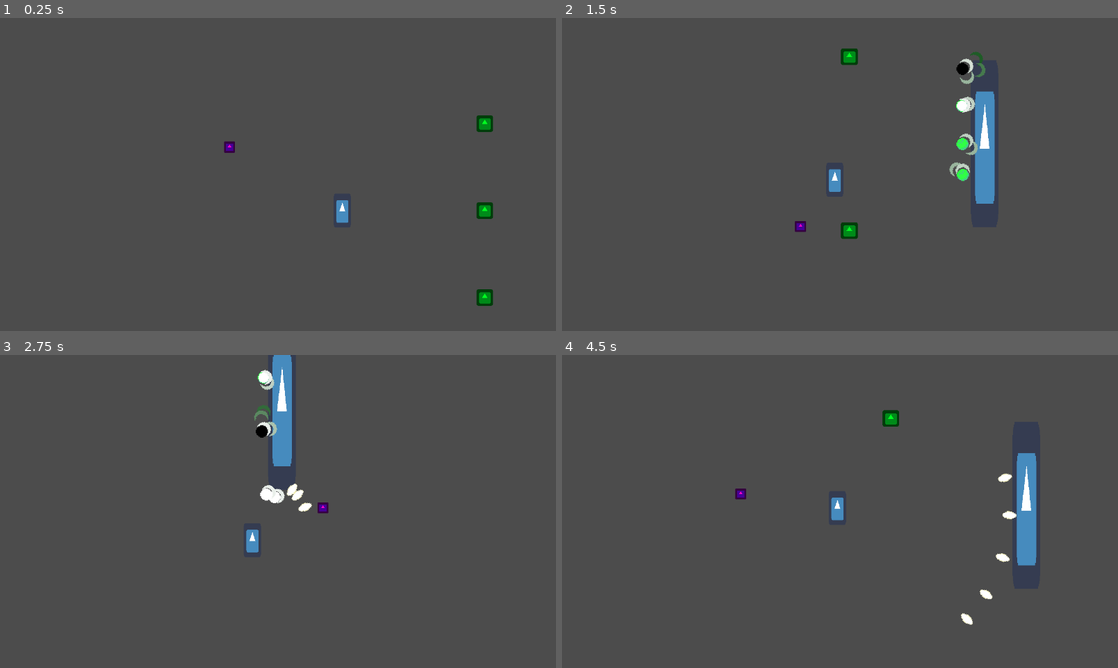
Above: before the commit, frames 1-4 (two rows, left to right).
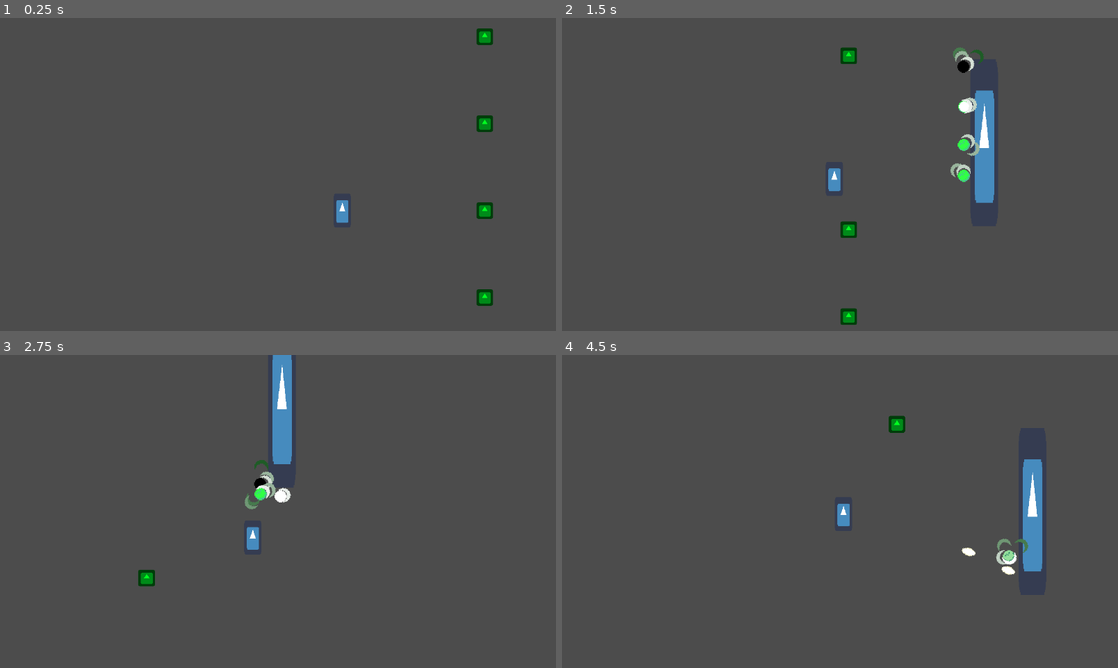
Above: after the commit, the same moments.

Repository: florian-rieder/2DShooter
Game: Godot game, scene res://test.tscn
The game is run twice, just before and just after one commit, with the same random seed, the same clock (stepped at 60 frames per second) and the same inputs. The engine's default icon, where the game draws it, is replaced by a stand-in: a white triangle on a blue panel in a dark square. Sound files missing from this copy of the repository are replaced by a short silence.
Inputs (mouse positions are in pixels of both pictures, inside the frame that each line leads up to):
- Up to frame 1 (0.25 s): no input
- Up to frame 2 (1.5 s): move the mouse to (962, 158) at 0.52 s; hold D (right) 0.53-1.28 s; hold Space (fire) 0.53-1.28 s; tap C at 0.8, 1.35 s; move the mouse to (728, 190) at 1.27 s; hold S (down) from 1.28 s (still down)
- Up to frame 3 (2.75 s): tap Space (fire) at 1.55 s; move the mouse to (333, 442) at 2.02 s; release S (down) at 2.03 s; hold D (right) from 2.03 s (still down); hold Space (fire) from 2.03 s (still down); tap C at 2.3 s
- Up to frame 4 (4.5 s): move the mouse to (812, 574) at 2.77 s; release D (right) at 2.78 s; release Space (fire) at 2.78 s; hold W (up) 2.78-3.53 s; tap C at 2.85, 3.8, 4.35 s; tap Space (fire) at 3.05 s; move the mouse to (1006, 558) at 3.52 s; hold Space (fire) 3.53-4.28 s; hold A (left) from 3.53 s (still down); move the mouse to (673, 464) at 4.27 s

The runs differ from the first frame. In frame 1, 0.2% of the frame differs, in the area x 40-89%, y 3-44%; in frame 2, 1.1%; in frame 3, 1.3%; in frame 4, 2.2%, in the area x 31-87%, y 17-87%.

Commit message:
fixed screenshake feedback loop
+ added different weapons (all still with the same projectiles)
+ fixed error yielding to try and free the audio nodes after the impact despawned (solution was dumb simple)
+ fixed error disabling collisionshape of projectile (solution was dumb simple)

Diff:
--- a/2DShooter/Characters/Player/Lookahead.gd
+++ b/2DShooter/Characters/Player/Lookahead.gd
@@ -3,6 +3,7 @@
 
 export var distance = Vector2(100, 50) # different values on x and y axis
 var kickback_vector = Vector2.ZERO
+#var viewport_size =
 
 # Moves the camera focus in the direction the player is facing
 func direction(direction, mouse_pos):
--- a/2DShooter/Characters/Player/Player.gd
+++ b/2DShooter/Characters/Player/Player.gd
@@ -3,6 +3,7 @@
 
 onready var lookahead = $Lookahead
 onready var weapon = $Weapon
+onready var camera = $Camera2D
 
 
 func get_input(_delta):
@@ -16,8 +17,8 @@
         velocity.y -= 1
 
     # DEBUG
-#    if Input.is_key_pressed(KEY_C):
-#        $Camera2D.add_trauma(0.1)
+    if Input.is_key_pressed(KEY_C):
+        camera.add_trauma(0.1)
 
     if Input.is_action_pressed('fire'):
             weapon.fire()
@@ -39,6 +40,6 @@
     get_tree().reload_current_scene()
 
 
-func _on_Weapon_shot_fired(kickback, _shake_trauma):
+func _on_Weapon_shot_fired(weapon):
     var direction = (global_position - get_global_mouse_position()).normalized()
-    move_and_slide(direction * kickback)
+    move_and_slide(direction * weapon.kickback)
--- a/2DShooter/Characters/Player/Player.tscn
+++ b/2DShooter/Characters/Player/Player.tscn
@@ -38,6 +38,7 @@
 distance = Vector2( 100, 100 )
 
 [node name="DebugSprite" type="Sprite" parent="Lookahead" index="0"]
+visible = false
 modulate = Color( 1, 0, 0.913725, 1 )
 self_modulate = Color( 1, 0, 0.866667, 1 )
 scale = Vector2( 0.2, 0.2 )
--- a/2DShooter/Characters/Player/ShakeCamera2D.gd
+++ b/2DShooter/Characters/Player/ShakeCamera2D.gd
@@ -1,5 +1,6 @@
 extends Camera2D
 class_name ShakeCamera2D
+
 
 export var decay = 0.8  # How quickly the shaking stops [0, 1].
 export var max_offset = Vector2(100, 50)  # Maximum hor/ver shake in pixels.
@@ -11,20 +12,30 @@
 var trauma_power = 2  # Trauma exponent. Use [2, 3].
 var noise_y = 0
 
-func _ready():
+
+func _ready() -> void:
     randomize()
     noise.seed = randi()
     noise.period = 4
     noise.octaves = 2
 
-func _process(delta):
+
+func _process(delta) -> void:
     if target:
-        global_position = target.global_position
+        # We subtract the camera offset in order to avoid the screenshake
+        # moving the mouse, which then moves the lookahead, which then moves
+        # the camera.
+        # This feedback loop, which creates an ugly stutter, is avoided by
+        # substracting the camera offset from the target position. That way,
+        # the lookahead is offset in the opposite direction of the camera
+        # offset, making it immobile relative to the world.
+        global_position = target.global_position - offset
     if trauma:
         trauma = max(trauma - decay * delta, 0)
         shake()
 
-func shake():
+
+func shake() -> void:
     var amount = pow(trauma, trauma_power)
     noise_y += 1
     # Using noise
@@ -36,9 +47,11 @@
 #	offset.x = max_offset.x * amount * rand_range(-1, 1)
 #	offset.y = max_offset.y * amount * rand_range(-1, 1)
 
-func add_trauma(amount):
+
+func add_trauma(amount) -> void:
     trauma = min(trauma + amount, 1.0)
 
-func _on_Weapon_shot_fired(_weapon_kickback, weapon_trauma):
-    if trauma < 0.35:
-        add_trauma(weapon_trauma)
+
+func _on_Weapon_shot_fired(weapon: WeaponResource) -> void:
+    if trauma < weapon.max_trauma:
+        add_trauma(weapon.shake_trauma)
--- a/2DShooter/Projectile/Projectile.gd
+++ b/2DShooter/Projectile/Projectile.gd
@@ -2,28 +2,22 @@
 
 
 export (Resource) var projectile
-
-#var inaccuracy = 90
-#var impact_deviation = 16
-#var impact_quantity = 5
-
 onready var _root = get_tree().get_root()
 
+var moving = true
 
 func _physics_process(delta):
+    if not moving:
+        return
     position += transform.x * projectile.speed * delta
 
 
 func _on_Projectile_body_entered(body):
-    $Sprite.visible = false
-    $CollisionShape2D.disabled = true
-    $Timer.start()
+    if body.has_method('take_hit'):
+        body.call('take_hit', projectile.damage)
     play_hit_sound()
     spawn_impact()
-    if body.has_method('take_hit'):
-        body.call('take_hit', projectile.damage)
     queue_free()
-
 
 func spawn_impact():
     var root = get_tree().get_root()
@@ -45,8 +39,8 @@
     audio_node.pitch_scale = rand_range(0.95, 1.05)
     _root.add_child(audio_node)
     audio_node.play()
-    yield(get_tree().create_timer(2), "timeout")
-    audio_node.queue_free()
+    # destroy the node when the sound is finished playing
+    audio_node.connect("finished", audio_node, "queue_free")
 
 
 func _on_Timer_timeout():
--- /dev/null
+++ b/2DShooter/Weapon/Data/BlipThump.tres
@@ -0,0 +1,17 @@
+[gd_resource type="Resource" load_steps=4 format=2]
+
+[ext_resource path="res://Weapon/Data/WeaponResource.gd" type="Script" id=1]
+[ext_resource path="res://Projectile/Projectile.tscn" type="PackedScene" id=2]
+[ext_resource path="res://audio/BlipThump.wav" type="AudioStream" id=3]
+
+[resource]
+script = ExtResource( 1 )
+name = "Blip thump"
+projectile_angles = [ 0.0 ]
+rate_of_fire = 600
+inaccuracy = 0.2
+kickback = 20
+shake_trauma = 0.1
+max_trauma = 0.3
+projectile = ExtResource( 2 )
+fire_sounds = [ ExtResource( 3 ) ]
--- a/2DShooter/Weapon/Data/SlowAndHeavy.tres
+++ b/2DShooter/Weapon/Data/Burst.tres
@@ -2,14 +2,16 @@
 
 [ext_resource path="res://Weapon/Data/WeaponResource.gd" type="Script" id=1]
 [ext_resource path="res://Projectile/Projectile.tscn" type="PackedScene" id=2]
-[ext_resource path="res://audio/Wobbly_shooter.wav" type="AudioStream" id=3]
+[ext_resource path="res://audio/Burst.wav" type="AudioStream" id=3]
 
 [resource]
 script = ExtResource( 1 )
-projectile_angles = [ 0.0 ]
-rate_of_fire = 100
-inaccuracy = 0.35
+name = "Burst"
+projectile_angles = [ 0.1, -0.1 ]
+rate_of_fire = 500
+inaccuracy = 0.4
 kickback = 100
-shake_trauma = 0.23
+shake_trauma = 0.11
+max_trauma = 0.4
 projectile = ExtResource( 2 )
 fire_sounds = [ ExtResource( 3 ) ]
--- /dev/null
+++ b/2DShooter/Weapon/Data/Heavy.tres
@@ -0,0 +1,17 @@
+[gd_resource type="Resource" load_steps=4 format=2]
+
+[ext_resource path="res://Weapon/Data/WeaponResource.gd" type="Script" id=1]
+[ext_resource path="res://Projectile/Projectile.tscn" type="PackedScene" id=2]
+[ext_resource path="res://audio/Heavy.wav" type="AudioStream" id=3]
+
+[resource]
+script = ExtResource( 1 )
+name = "Heavy"
+projectile_angles = [ 0.0 ]
+rate_of_fire = 75
+inaccuracy = 0.1
+kickback = 150
+shake_trauma = 0.5
+max_trauma = 0.9
+projectile = ExtResource( 2 )
+fire_sounds = [ ExtResource( 3 ) ]
--- /dev/null
+++ b/2DShooter/Weapon/Data/SlowButHeavy.tres
@@ -0,0 +1,17 @@
+[gd_resource type="Resource" load_steps=4 format=2]
+
+[ext_resource path="res://Weapon/Data/WeaponResource.gd" type="Script" id=1]
+[ext_resource path="res://Projectile/Projectile.tscn" type="PackedScene" id=2]
+[ext_resource path="res://audio/SlowButHeavy.wav" type="AudioStream" id=3]
+
+[resource]
+script = ExtResource( 1 )
+name = "Slow But Heavy"
+projectile_angles = [ 0.0 ]
+rate_of_fire = 50
+inaccuracy = 0.4
+kickback = 100
+shake_trauma = 0.4
+max_trauma = 0.8
+projectile = ExtResource( 2 )
+fire_sounds = [ ExtResource( 3 ) ]
--- a/2DShooter/Weapon/Data/ToxicBlaster.tres
+++ b/2DShooter/Weapon/Data/ToxicBlaster.tres
@@ -8,10 +8,12 @@
 
 [resource]
 script = ExtResource( 1 )
+name = "Toxic Blaster"
 projectile_angles = [ 0.5, 0.25, 0.0, -0.25, -0.5 ]
 rate_of_fire = 200
 inaccuracy = 0.1
 kickback = 50
 shake_trauma = 0.2
+max_trauma = 0.4
 projectile = ExtResource( 2 )
 fire_sounds = [ ExtResource( 4 ), ExtResource( 5 ), ExtResource( 3 ) ]
--- a/2DShooter/Weapon/Data/WeaponResource.gd
+++ b/2DShooter/Weapon/Data/WeaponResource.gd
@@ -2,12 +2,13 @@
 extends Resource
 class_name WeaponResource
 
-
+export var name : String
 export (Array, float) var projectile_angles = [0.0]
 export var rate_of_fire : int # rpm
 export var inaccuracy : float
 export var kickback : int
 export var shake_trauma : float
+export var max_trauma : float
 
 # Note: It is the projectile that inflicts damage, not the weapon !
 export (PackedScene) var projectile
--- a/2DShooter/Weapon/Data/test_weapon.tres
+++ b/2DShooter/Weapon/Data/test_weapon.tres
@@ -1,15 +1,17 @@
 [gd_resource type="Resource" load_steps=4 format=2]
 
 [ext_resource path="res://Weapon/Data/WeaponResource.gd" type="Script" id=1]
-[ext_resource path="res://audio/Burst.wav" type="AudioStream" id=2]
+[ext_resource path="res://audio/Wobbly_shooter.wav" type="AudioStream" id=2]
 [ext_resource path="res://Projectile/Projectile.tscn" type="PackedScene" id=3]
 
 [resource]
 script = ExtResource( 1 )
+name = "Test Weapon"
 projectile_angles = [ 0.3, 0.0, -0.3 ]
 rate_of_fire = 400
 inaccuracy = 0.15
 kickback = 40
-shake_trauma = 0.1
+shake_trauma = 0.11
+max_trauma = 0.45
 projectile = ExtResource( 3 )
 fire_sounds = [ ExtResource( 2 ) ]
--- a/2DShooter/Weapon/Weapon.gd
+++ b/2DShooter/Weapon/Weapon.gd
@@ -6,12 +6,11 @@
 
 onready var muzzle = $Muzzle
 onready var _root = get_tree().get_root()
-
 # rate of fire = shots / minute = r/m
 # x = seconds / shot = s/r
 # r/m = n
 # x = 60/(r/m) = s/r
-onready var _seconds_per_shot = 60.0 / self.weapon.rate_of_fire # the casting is important
+onready var _seconds_per_shot = 60.0 / weapon.rate_of_fire # the casting is important
 var _time_since_last_shot = 0
 
 
@@ -27,11 +26,11 @@
         return
 
     # spawns a projectile in the direction the muzzle is pointing
-    for direction in weapon.projectile_angles:
-        spawn_projectile(direction)
+    for angle in weapon.projectile_angles:
+        spawn_projectile(angle)
 
     # emit feedback
-    emit_signal('shot_fired', weapon.kickback, weapon.shake_trauma)
+    emit_signal('shot_fired', weapon)
     play_fire_sound()
 
 
@@ -46,9 +45,9 @@
 
 
 func spawn_projectile(deviation = 0.0):
-    var inac = self.weapon.inaccuracy/2 # inaccuracy
+    var inac = weapon.inaccuracy/2 # inaccuracy
     var random_deviation = rand_range(-inac, inac)
-    var b = self.weapon.projectile.instance()
+    var b = weapon.projectile.instance()
     owner.add_child(b)
     b.global_transform = muzzle.global_transform
     # inaccuracy and deviation
@@ -64,8 +63,7 @@
     audio_node.pitch_scale = rand_range(0.95, 1.05)
     _root.add_child(audio_node)
     audio_node.play()
-    yield(get_tree().create_timer(2), "timeout")
-    audio_node.queue_free()
+    audio_node.connect("finished", audio_node, "queue_free")
 
 
 func get_weapon() -> WeaponResource:
@@ -75,4 +73,4 @@
 func set_weapon(new_weapon):
     weapon = new_weapon
     # set new fire rate
-    _seconds_per_shot = 60.0 / self.weapon.rate_of_fire # the casting is important
+    _seconds_per_shot = 60.0 / weapon.rate_of_fire # the casting is important
--- a/2DShooter/Weapon/Weapon.tscn
+++ b/2DShooter/Weapon/Weapon.tscn
@@ -15,7 +15,7 @@
 weapon = ExtResource( 2 )
 
 [node name="Muzzle" type="Position2D" parent="."]
-position = Vector2( 24, 0 )
+position = Vector2( 26, 0 )
 
 [node name="Sprite" type="Sprite" parent="."]
 visible = false
--- a/2DShooter/test.tscn
+++ b/2DShooter/test.tscn
@@ -1,11 +1,14 @@
-[gd_scene load_steps=8 format=2]
+[gd_scene load_steps=11 format=2]
 
 [ext_resource path="res://Weapon/Data/ToxicBlaster.tres" type="Resource" id=1]
-[ext_resource path="res://Weapon/Data/SlowAndHeavy.tres" type="Resource" id=2]
+[ext_resource path="res://Weapon/Data/SlowButHeavy.tres" type="Resource" id=2]
 [ext_resource path="res://Characters/Player/Player.tscn" type="PackedScene" id=3]
 [ext_resource path="res://icon.png" type="Texture" id=4]
 [ext_resource path="res://Powerup/Powerup.tscn" type="PackedScene" id=5]
 [ext_resource path="res://Characters/SpawnPoint/SpawnPoint.tscn" type="PackedScene" id=6]
+[ext_resource path="res://Weapon/Data/BlipThump.tres" type="Resource" id=7]
+[ext_resource path="res://Weapon/Data/Heavy.tres" type="Resource" id=8]
+[ext_resource path="res://Weapon/Data/Burst.tres" type="Resource" id=9]
 
 [sub_resource type="RectangleShape2D" id=3]
 extents = Vector2( 15.5, 95.5 )
@@ -29,13 +32,21 @@
 position = Vector2( 164, -100 )
 powerup = ExtResource( 1 )
 
+[node name="Powerup5" parent="Entities" instance=ExtResource( 5 )]
+position = Vector2( 164, -200 )
+powerup = ExtResource( 9 )
+
 [node name="Powerup2" parent="Entities" instance=ExtResource( 5 )]
 position = Vector2( 164, 0 )
 powerup = ExtResource( 2 )
 
 [node name="Powerup3" parent="Entities" instance=ExtResource( 5 )]
 position = Vector2( 164, 100 )
-powerup = ExtResource( 1 )
+powerup = ExtResource( 7 )
+
+[node name="Powerup4" parent="Entities" instance=ExtResource( 5 )]
+position = Vector2( 164, 200 )
+powerup = ExtResource( 8 )
 
 [node name="Player" parent="Entities" instance=ExtResource( 3 )]
 
Not shown, added: 2DShooter/audio/BlipThump.wav.import
Not shown, added: 2DShooter/audio/Projectile.wav.import
Not shown, added: 2DShooter/audio/SlowButHeavy.wav.import
Not shown, added: 2DShooter/audio/BlipThump.wav
Not shown, added: 2DShooter/audio/Projectile.wav
Not shown, added: 2DShooter/audio/SlowButHeavy.wav
